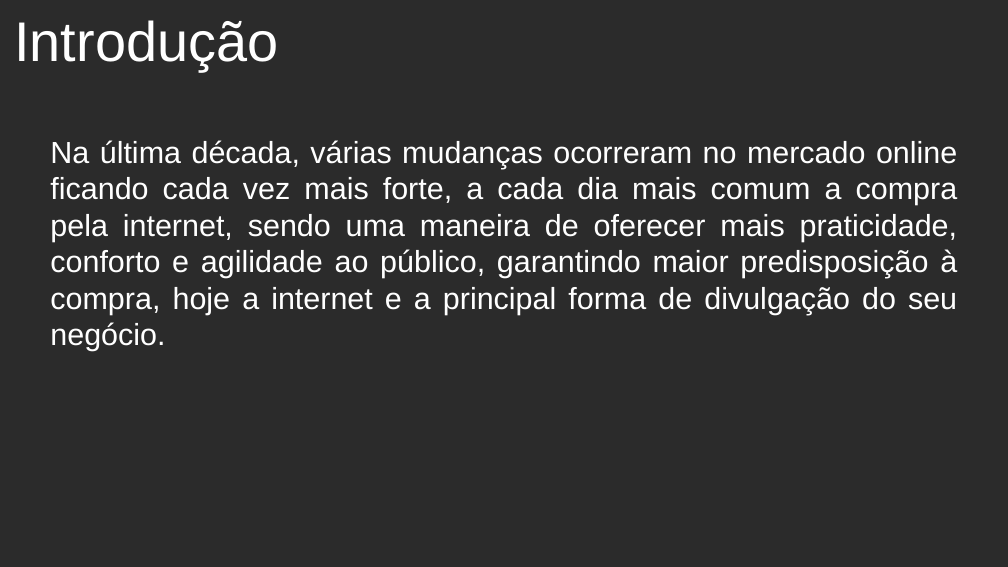
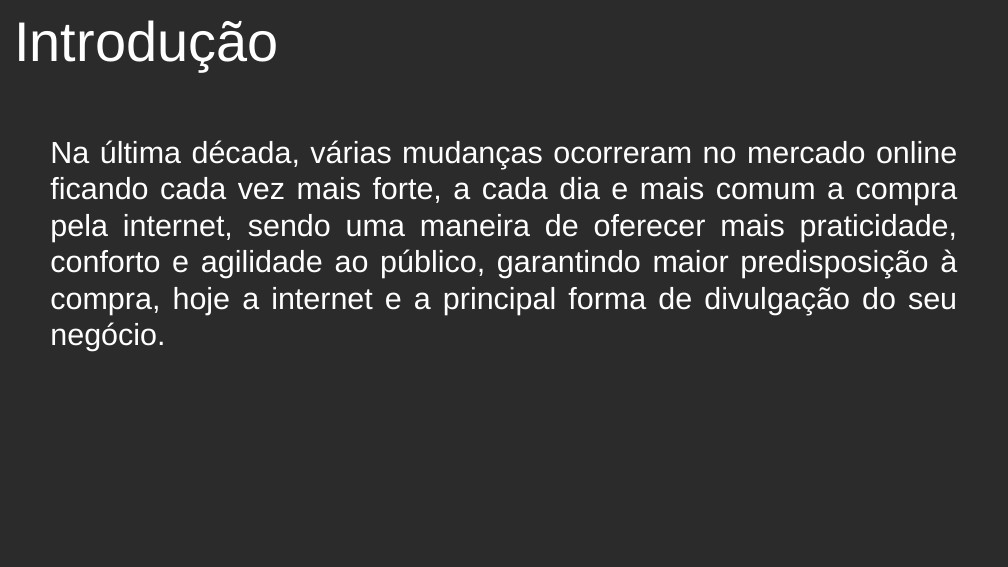
Before and after one commit to viniciusoliverrs/ingresso-online, a slide deck: slide 2 of TCC_slide.odp. Drawn at 1008x567 pixels with LibreOffice and Linux fonts; fonts in the diff are those of the drawing; background and template pictures are left out; a plain dark background stands for a picture behind light text. Boxes give left, top, right and bottom in pixels: in the first picture for what was removed or moved away, otherwise in the second. Text is boxed around its words. In the diff, an @@ line names an element or a change of style, - is before the commit and + after.

```diff
--- a/TCC_slide.odp
+++ b/TCC_slide.odp
@@ text at <box>50,140,958,351</box>: text changed @@
-Na última década, várias mudanças ocorreram no mercado online ficando cada vez mais forte, a cada dia mais comum a compra pela internet, sendo uma maneira de oferecer mais praticidade, conforto e agilidade ao público, garantindo maior predisposição à compra, hoje a internet e a principal forma de divulgação do seu negócio.
+Na última década, várias mudanças ocorreram no mercado online ficando cada vez mais forte, a cada dia e mais comum a compra pela internet, sendo uma maneira de oferecer mais praticidade, conforto e agilidade ao público, garantindo maior predisposição à compra, hoje a internet e a principal forma de divulgação do seu negócio.
```
Also in this commit, not shown: 35 other files.
